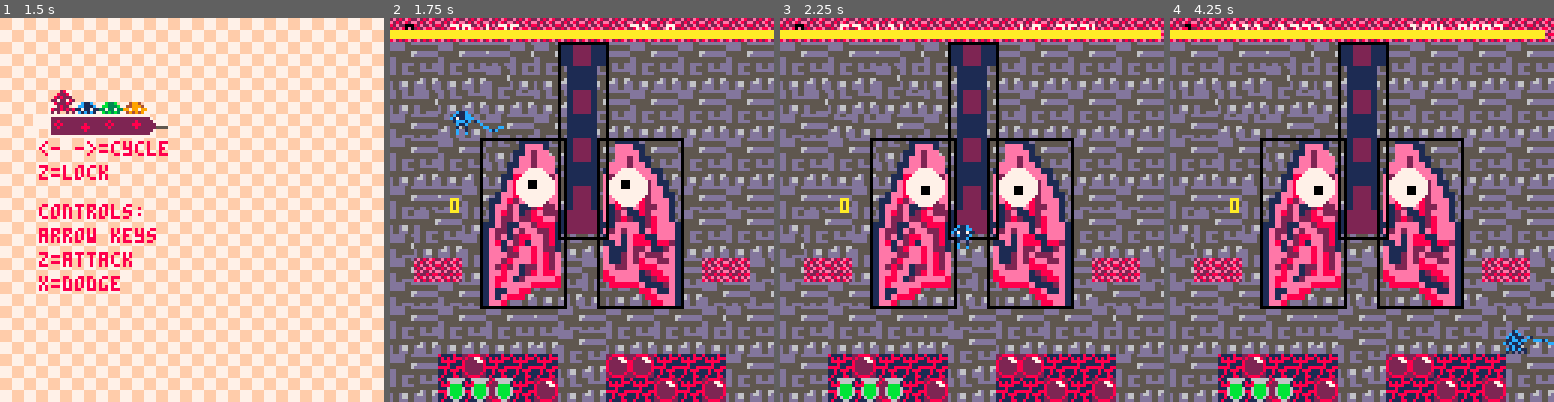
Above: before the commit, frames 1-4 (left to right).
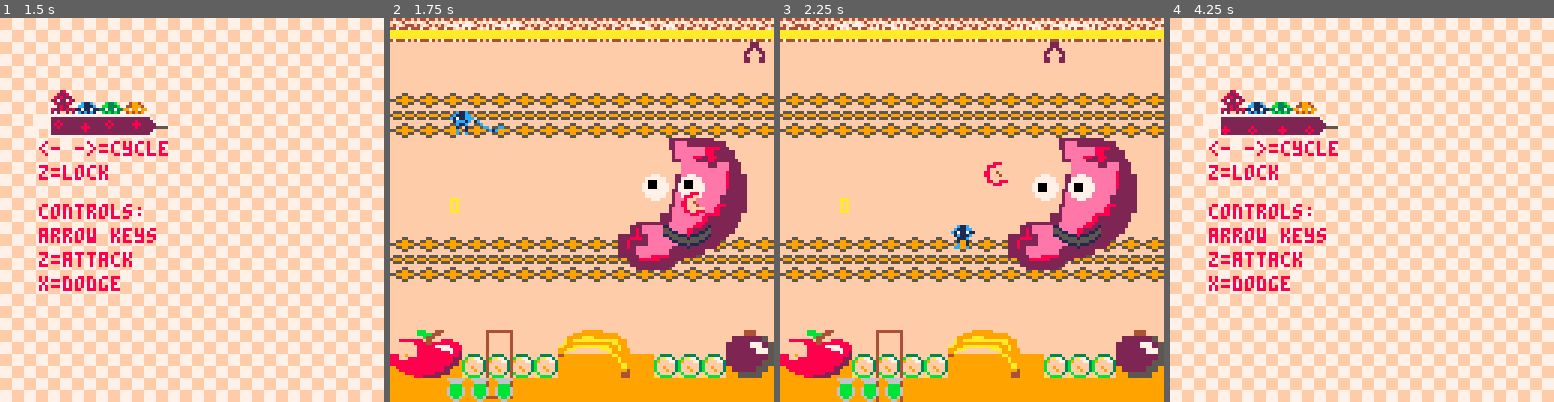
Above: after the commit, the same moments.

Repository: Von-dy/Game_Design_Final_Project
Game: PICO-8 cartridge current_build.p8
Same seed, same stepped clock (60 frames per second), same inputs: the game is played once before the commit and once after it.
Inputs:
- Up to frame 1 (1.5 s): tap X (X key) at 0.33, 1.07 s; tap O (Z key) at 0.7 s
- Up to frame 2 (1.75 s): hold Right from 1.6 s (still down); tap O (Z key) at 1.7 s
- Up to frame 3 (2.25 s): tap X (X key) at 1.85 s; release Right at 2.1 s; tap O (Z key) at 2.1 s; hold Up from 2.15 s (still down)
- Up to frame 4 (4.25 s): release Up at 2.42 s; hold Right 2.47-3.03 s; tap O (Z key) every 0.4 s from 2.5 to 4.1 s; tap X (X key) at 2.97, 4.08 s; hold Left 3.08-3.58 s; hold Down 3.63-3.97 s; hold Right from 4.02 s (still down)

Frame 1 is identical in both runs. In frame 2, 93% of the frame differs, in the area x 0-100%, y 0-100%; in frame 3, 93%; in frame 4, 99%.

Commit message:
Changed sprite sheet, stomach boss map
Put sprites in for update to stomach boss map to stage changes to mechanics.
Changed color of boss changed color of area around the boss

Stomach To-Dos
1. Add anchors for stomach sprite
2. Animate boss
3. Animate attacks
4. Bullet/Enzyme sprites
5. animate stomach acid effect

Diff:
--- a/current_build.p8
+++ b/current_build.p8
@@ -978,7 +978,7 @@
    else p.x=-20 end
   end
   --determine what boss you are fighting
-  if boss.id==0 then make_boss(3) end
+  if boss.id==0 then make_boss(2) end
   --fighting heart boss
   boss_logic(boss.id)
   update_timers()
@@ -1685,25 +1685,25 @@
 
 
 __gff__
-0000000000000000000000000000000000000000000000000000000000000000000000000000000000000000000000000000000000000000000000000000000000010100010101011010000010010000000000000000000000000000000000000101101000100100000000000000000001010101000000000000000000000000
+0000000000000000000000000000000000000000000000000000000000000000000000000000000000000000000000000000000000000000000000000000000000010100010101011010000010010101000000000000000000000000000000000101101000100100000000000000000001010101000000000000000000000000
 0000000000000000000000000000000000000000000000000000000000000000000000000000000000000000000000000000000000000000000000000000000000000000000000000000000000000000000000000000000000000000000000000000000000000000000000000000000000000000000000000000000000000000
 __map__
-2929292929292929292929292929292940404040404040404040404040404040414141414141414141414141414141414d4d4d4d4d4d4d4d4d4d4d4d4d4d4d4d00000000000000000000000000000000000000000000000000000000000000000000000000000000000000000000000000000000000000000000000000000000
+2929292929292929292929292929292940404040404040404040404040404040414141414141414141414141414141414444444444444444444444444444444400000000000000000000000000000000000000000000000000000000000000000000000000000000000000000000000000000000000000000000000000000000
+2929292929292929292929292929292940404040404040404040404040404040434343434343434343434343434343436e6f6e6f6e6f6e6f6e6f6e6f6e6f6e6f00000000000000000000000000000000000000000000000000000000000000000000000000000000000000000000000000000000000000000000000000000000
+2929292929292929292929292929292940404040404040404040404040404040434343434343434343434343434343437e7f7e7f7e7f7e7f7e7f7e7f7e7f7e7f00000000000000000000000000000000000000000000000000000000000000000000000000000000000000000000000000000000000000000000000000000000
 2929292929292929292929292929292940404040404040404040404040404040434343434343434343434343434343436c6d6c6d6c6d6c6d6c6d6c6d6c6d6c6d00000000000000000000000000000000000000000000000000000000000000000000000000000000000000000000000000000000000000000000000000000000
 2929292929292929292929292929292940404040404040404040404040404040434343434343434343434343434343437c7d7c7d7c7d7c7d7c7d7c7d7c7d7c7d00000000000000000000000000000000000000000000000000000000000000000000000000000000000000000000000000000000000000000000000000000000
-2929292929292929292929292929292940404040404040404040404040404040434343434343434343434343434343436c6d6c6d6c6d6c6d6c6d6c6d6c6d6c6d00000000000000000000000000000000000000000000000000000000000000000000000000000000000000000000000000000000000000000000000000000000
-2929292929292929292929292929292940404040404040404040404040404040434343434343434343434343434343437c7d7c7d7c7d7c7d7c7d7c7d7c7d7c7d00000000000000000000000000000000000000000000000000000000000000000000000000000000000000000000000000000000000000000000000000000000
-2929292929292929292929292929292940404040404040404040404040404040434343434343414141434343434343436c6d6c6d6c6d6c6d6c6d6c6d6c6d6c6d00000000000000000000000000000000000000000000000000000000000000000000000000000000000000000000000000000000000000000000000000000000
-2929292929292929292929292929292940404040404040404040404040404040434343434343434343434343434343437c7d7c7d7c7d7c7d7c7d7c7d7c7d7c7d00000000000000000000000000000000000000000000000000000000000000000000000000000000000000000000000000000000000000000000000000000000
-2929292929292929292929292929292940404040404040404040404040404040434343434343434343434343434343436c6d6c6d6c6d6c6d6c6d6c6d6c6d6c6d00000000000000000000000000000000000000000000000000000000000000000000000000000000000000000000000000000000000000000000000000000000
-2929292929292929292929292929292940404040404040404040404040404040434343434343434343434343434343437c7d7c7d7c7d7c7d7c7d7c7d7c7d7c7d00000000000000000000000000000000000000000000000000000000000000000000000000000000000000000000000000000000000000000000000000000000
+2929292929292929292929292929292940404040404040404040404040404040434343434343414141434343434343436e6f6e6f6e6f6e6f6e6f6e6f6e6f6e6f00000000000000000000000000000000000000000000000000000000000000000000000000000000000000000000000000000000000000000000000000000000
+2929292929292929292929292929292940404040404040404040404040404040434343434343434343434343434343437e7f7e7f7e7f7e7f7e7f7e7f7e7f7e7f00000000000000000000000000000000000000000000000000000000000000000000000000000000000000000000000000000000000000000000000000000000
+2929292929292929292929292929292940404040404040404040404040404040434343434343434343434343434343436e6f6e6f6e6f6e6f6e6f6e6f6e6f6e6f00000000000000000000000000000000000000000000000000000000000000000000000000000000000000000000000000000000000000000000000000000000
+2929292929292929292929292929292940404040404040404040404040404040434343434343434343434343434343437e7f7e7f7e7f7e7f7e7f7e7f7e7f7e7f00000000000000000000000000000000000000000000000000000000000000000000000000000000000000000000000000000000000000000000000000000000
 2929292929292929292929292929292940404040404040404040404040404040434343434343434343434343434343436c6d6c6d6c6d6c6d6c6d6c6d6c6d6c6d00000000000000000000000000000000000000000000000000000000000000000000000000000000000000000000000000000000000000000000000000000000
 2929292929292929292929292929292940404040404040404040404040404040414141434343434343434343434343437c7d7c7d7c7d7c7d7c7d7c7d7c7d7c7d00000000000000000000000000000000000000000000000000000000000000000000000000000000000000000000000000000000000000000000000000000000
-2929292929292929292929292929292940404040404040404040404040404040434343434343434343434343434343436c6d6c6d6c6d6c6d6c6d6c6d6c6d6c6d00000000000000000000000000000000000000000000000000000000000000000000000000000000000000000000000000000000000000000000000000000000
-2929292929292929292929292929292940404040404040404040404040404040434343434343434343434343434343437c7d7c7d7c7d7c7d7c7d7c7d7c7d7c7d00000000000000000000000000000000000000000000000000000000000000000000000000000000000000000000000000000000000000000000000000000000
-2929292929292929292929292929292940404040404040404040404040404040434343434343434343434343434343434d4d4d4849484c4d4d4d4d484c484d4d00000000000000000000000000000000000000000000000000000000000000000000000000000000000000000000000000000000000000000000000000000000
-2929292929292929292929292929292940404040404040404040404040404040414141414141414141414141414141414d4d4d4d4d4d4d4d4d4d4d4d4d4d4d4d00000000000000000000000000000000000000000000000000000000000000000000000000000000000000000000000000000000000000000000000000000000
-2929292929292929292929292929292940404040404040404040404040404040414141414141414141414141414141414d4d4d4d4d4d4d4d4d4d4d4d4d4d4d4d00000000000000000000000000000000000000000000000000000000000000000000000000000000000000000000000000000000000000000000000000000000
+2929292929292929292929292929292940404040404040404040404040404040434343434343434343434343434343436e6f6e6f6e6f6e6f6e6f6e6f6e6f6e6f00000000000000000000000000000000000000000000000000000000000000000000000000000000000000000000000000000000000000000000000000000000
+2929292929292929292929292929292940404040404040404040404040404040434343434343434343434343434343437e7f7e7f7e7f7e7f7e7f7e7f7e7f7e7f00000000000000000000000000000000000000000000000000000000000000000000000000000000000000000000000000000000000000000000000000000000
+2929292929292929292929292929292940404040404040404040404040404040434343434343434343434343434343434e4e4e6e6e6e6e4e4e4e4e6e6e6e4e4e00000000000000000000000000000000000000000000000000000000000000000000000000000000000000000000000000000000000000000000000000000000
+2929292929292929292929292929292940404040404040404040404040404040414141414141414141414141414141414f4f4f494949494f4f4f4f4949494f4f00000000000000000000000000000000000000000000000000000000000000000000000000000000000000000000000000000000000000000000000000000000
+2929292929292929292929292929292940404040404040404040404040404040414141414141414141414141414141414f4f4f4f4f4f4f4f4f4f4f4f4f4f4f4f00000000000000000000000000000000000000000000000000000000000000000000000000000000000000000000000000000000000000000000000000000000
 414141414141414141414141414141414a4a4a4a4a4a4a4a4a4a4a4a4a4a4a4a444444444444444444444444444444440000000000000000000000000000000000000000000000000000000000000000000000000000000000000000000000000000000000000000000000000000000000000000000000000000000000000000
 6a6b6a6b6b6a6a6b6a6b6a6b6a6b6a6b4a4a4a4a4a4a4a4a4a4a4a4a4a4a4a4a444444444444444444444444444444440000000000000000000000000000000000000000000000000000000000000000000000000000000000000000000000000000000000000000000000000000000000000000000000000000000000000000
 7a7b7a7b6a7a7a7b7a7b7a7b7a7b7a7b4a4a4a4a4a4a4a4a4a4a4a4a4a4a4a4a530000000000000000000000000000000000000000000000000000000000000000000000000000000000000000000000000000000000000000000000000000000000000000000000000000000000000000000000000000000000000000000000
Not shown, changed: 56 lines of the sprite sheet (__gfx__) section of current_build.p8
